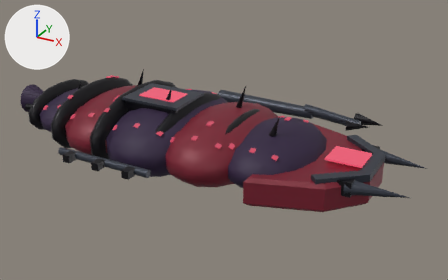
An edit to the glTF model docs/concept-art/models/dredge-directorate.glb, drawn before and after from the same camera.
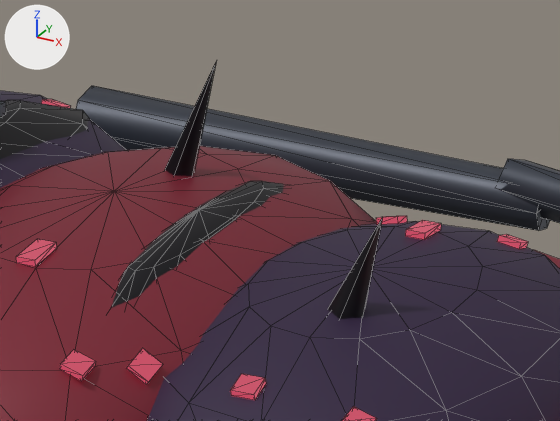
The first picture shows the older version from a 50 mm camera at (84.7, -132.0, 66.3) aimed at (10.6, 2.7, -1.0). The close-ups show the older and then the newer version on the part from 45% to 70% of the width and 26% to 56% of the height of that picture. Only the edits that show in the close-ups are written down. Every picture has the same lights, and +X, +Y and +Z are marked at upper left. The close-ups show mesh edges as thin lines. Where no turn or scale is listed for an object, it has been applied to the vertices.

Names of what the first close-up shows: 'claw_arm', 'claw_forearm', 'photophore_dorsal_3', 'photophore_s_40', 'photophore_s_41', 'tergite_2', 'tergite_3', 'tergite_4', 'tergite_ridge_3', 'tergite_ridge_4', 'tergite_spine_3', 'tergite_spine_4' and 8 more.
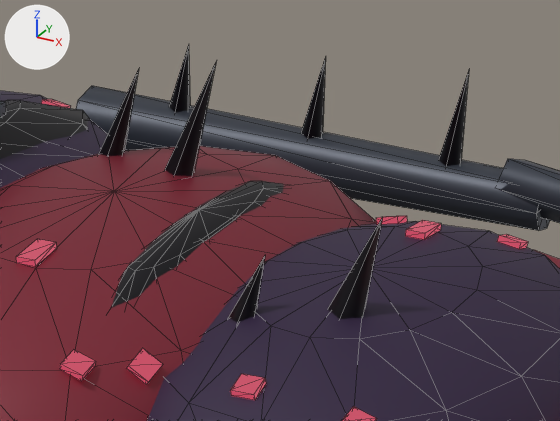
Pixel boxes [x1, y1, x2, y2] of what changed, in the close-ups (560 x 421 px):
```json
{"object": "claw_spine_2", "change": "added", "after": [438, 71, 469, 166], "on screen": "black"}
{"object": "tergite_barb_3", "change": "added", "after": [98, 69, 139, 156], "on screen": "black"}
{"object": "claw_spine_1", "change": "added", "after": [301, 56, 326, 139], "on screen": "black"}
{"object": "tergite_barb_4", "change": "added", "after": [228, 256, 265, 323], "on screen": "black"}
{"object": "claw_spine_0", "change": "added", "after": [169, 45, 190, 113], "on screen": "black"}
```

Edits to the scene script, one JSON object a line:
```json
{"op": "add", "block": "me_mesh_42_1", "code": ["me_mesh_42_1 = bpy.data.meshes.new('Mesh_42')", "me_mesh_42_1.from_pydata([(0.7, -0.53, 3.5), (-0.71, -0.28, -3.62), (0.05, 0.29, -3.69), (-0.22, 1.18, -3.5), (-1.16, 1.17, -3.31), (-1.46, 0.27, -3.39), (-0.71, -0.28, -3.62), (-0.7, 0.53, -3.5)], [], [(1, 2, 0), (2, 3, 0), (3, 4, 0), (4, 5, 0), (5, 6, 0), (2, 1, 7), (3, 2, 7), (4, 3, 7), (5, 4, 7), (6, 5, 7)])", "me_mesh_42_1.materials.append(mat_trench_black)  # black #0a0710"]}
{"op": "add", "block": "me_mesh_41_1", "code": ["me_mesh_41_1 = bpy.data.meshes.new('Mesh_41')", "me_mesh_41_1.from_pydata([(0.61, -0.46, 3.06), (-0.62, -0.34, -3.18), (0.14, 0.22, -3.25), (-0.14, 1.12, -3.06), (-1.07, 1.1, -2.88), (-1.37, 0.2, -2.95), (-0.62, -0.34, -3.18), (-0.61, 0.46, -3.06)], [], [(1, 2, 0), (2, 3, 0), (3, 4, 0), (4, 5, 0), (5, 6, 0), (2, 1, 7), (3, 2, 7), (4, 3, 7), (5, 4, 7), (6, 5, 7)])", "me_mesh_41_1.materials.append(mat_trench_black)  # black #0a0710"]}
{"op": "add", "block": "me_mesh_40_1", "code": ["me_mesh_40_1 = bpy.data.meshes.new('Mesh_40')", "me_mesh_40_1.from_pydata([(0.53, -0.39, 2.63), (-0.54, -0.41, -2.75), (0.23, 0.16, -2.81), (-0.05, 1.05, -2.62), (-0.98, 1.04, -2.44), (-1.29, 0.13, -2.51), (-0.54, -0.41, -2.75), (-0.53, 0.39, -2.63)], [], [(1, 2, 0), (2, 3, 0), (3, 4, 0), (4, 5, 0), (5, 6, 0), (2, 1, 7), (3, 2, 7), (4, 3, 7), (5, 4, 7), (6, 5, 7)])", "me_mesh_40_1.materials.append(mat_trench_black)  # black #0a0710"]}
{"op": "add", "block": "me_mesh_39_1", "code": ["me_mesh_39_1 = bpy.data.meshes.new('Mesh_39')", "me_mesh_39_1.from_pydata([(0.67, 0.0, 2.16), (-0.67, -0.81, -2.16), (0.07, -0.25, -2.38), (-0.21, 0.66, -2.3), (-1.12, 0.66, -2.01), (-1.41, -0.25, -1.93), (-0.67, -0.81, -2.16), (-0.67, 0.0, -2.16)], [], [(1, 2, 0), (2, 3, 0), (3, 4, 0), (4, 5, 0), (5, 6, 0), (2, 1, 7), (3, 2, 7), (4, 3, 7), (5, 4, 7), (6, 5, 7)])", "me_mesh_39_1.materials.append(mat_trench_black)  # black #0a0710"]}
{"op": "add", "block": "me_mesh_38_1", "code": ["me_mesh_38_1 = bpy.data.meshes.new('Mesh_38')", "me_mesh_38_1.from_pydata([(0.93, 0.0, 3.02), (-0.93, -0.81, -3.02), (-0.2, -0.25, -3.25), (-0.48, 0.66, -3.16), (-1.39, 0.66, -2.88), (-1.67, -0.25, -2.79), (-0.93, -0.81, -3.02), (-0.93, 0.0, -3.02)], [], [(1, 2, 0), (2, 3, 0), (3, 4, 0), (4, 5, 0), (5, 6, 0), (2, 1, 7), (3, 2, 7), (4, 3, 7), (5, 4, 7), (6, 5, 7)])", "me_mesh_38_1.materials.append(mat_trench_black)  # black #0a0710"]}
{"op": "add", "block": "ob_claw_spine_2", "code": ["ob_claw_spine_2 = bpy.data.objects.new('claw_spine_2', me_mesh_42_1)", "ob_claw_spine_2.location = (20.54, 27.72, 5.24)"]}
{"op": "add", "block": "ob_claw_spine_1", "code": ["ob_claw_spine_1 = bpy.data.objects.new('claw_spine_1', me_mesh_41_1)", "ob_claw_spine_1.location = (11.43, 27.75, 4.94)"]}
{"op": "add", "block": "ob_claw_spine_0", "code": ["ob_claw_spine_0 = bpy.data.objects.new('claw_spine_0', me_mesh_40_1)", "ob_claw_spine_0.location = (2.32, 27.79, 4.64)"]}
{"op": "add", "block": "ob_tergite_barb_4", "code": ["ob_tergite_barb_4 = bpy.data.objects.new('tergite_barb_4', me_mesh_39_1)", "ob_tergite_barb_4.location = (23.87, -6.46, 7.57)"]}
{"op": "add", "block": "ob_tergite_barb_3", "code": ["ob_tergite_barb_3 = bpy.data.objects.new('tergite_barb_3', me_mesh_38_1)", "ob_tergite_barb_3.location = (9.43, 6.92, 10.02)"]}
```
